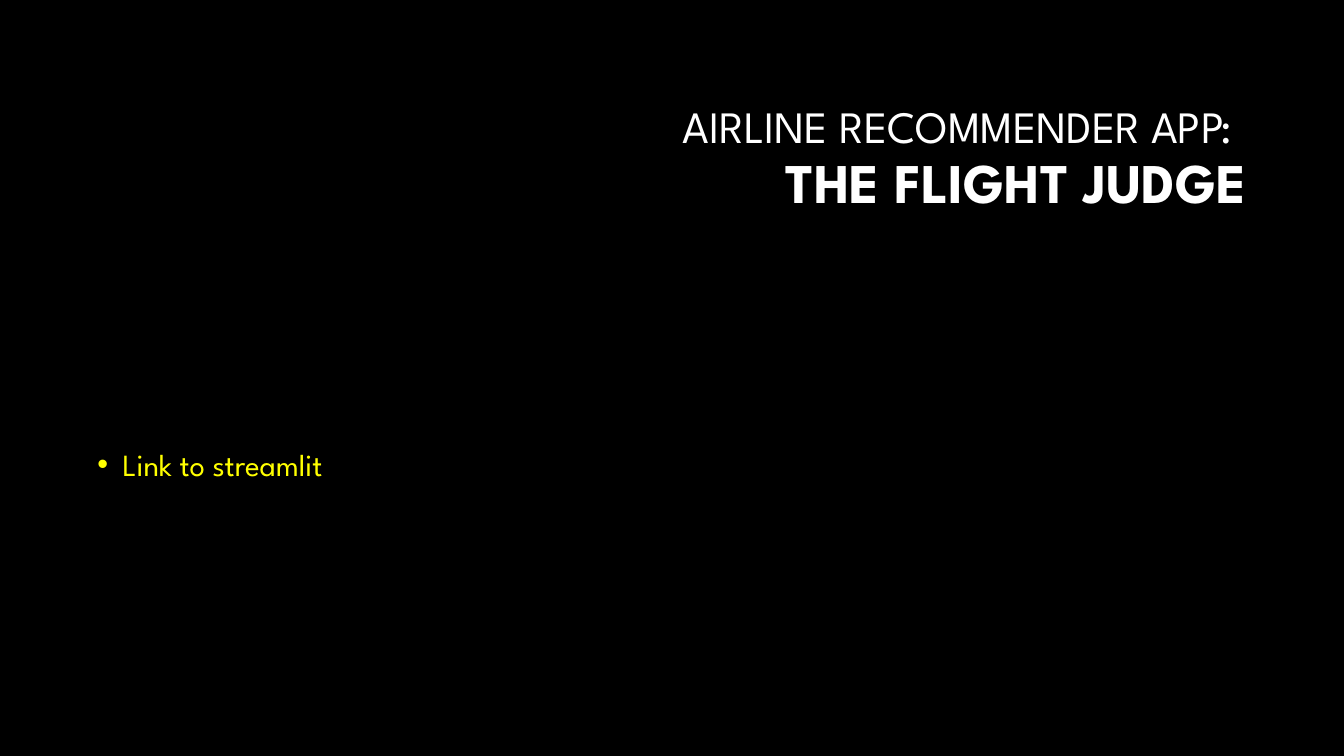
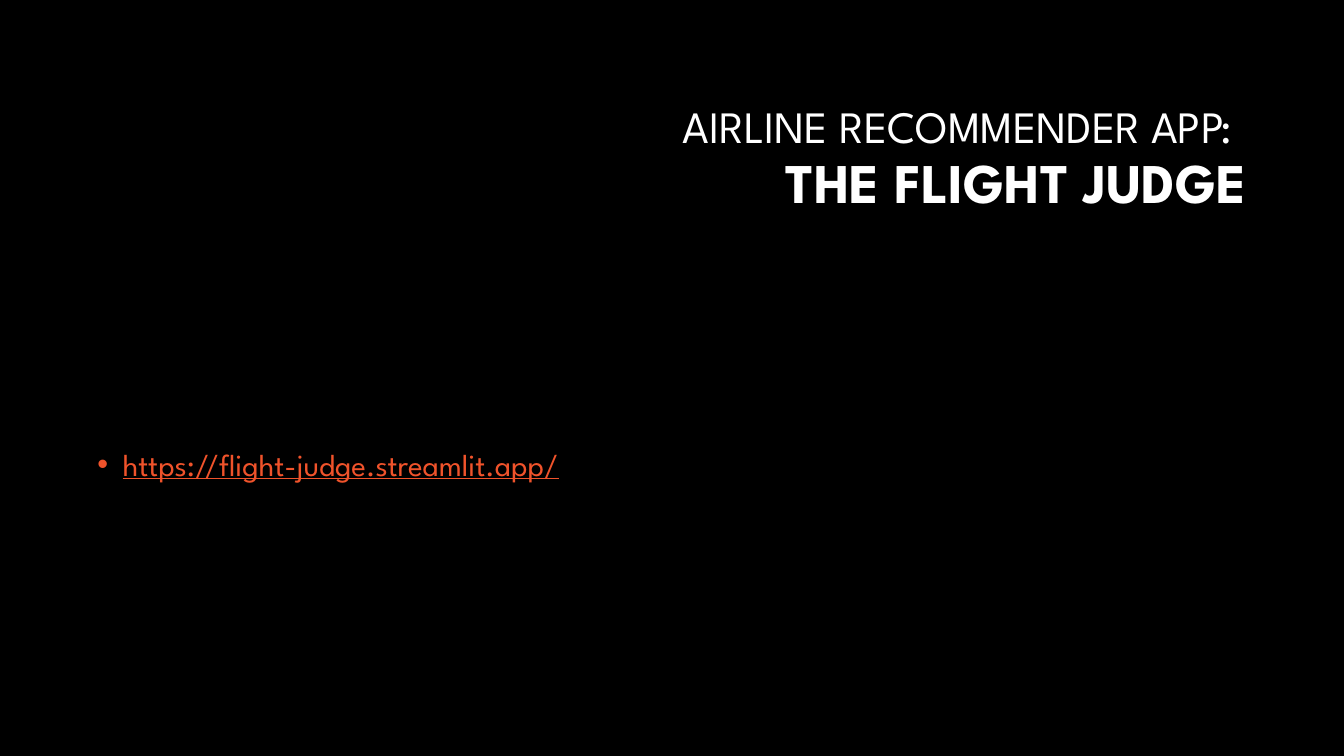
Before and after one commit to aidamouref/Airlines-Analyser, a slide deck: slide 28 of Airlines Analysis.pptx (slide 22 before the commit). Drawn at 1344x756 pixels with LibreOffice and Linux fonts; fonts in the diff are those of the drawing; background and template pictures are left out. Boxes give left, top, right and bottom in pixels: in the first picture for what was removed or moved away, otherwise in the second. Text is boxed around its words. In the diff, an @@ line names an element or a change of style, - is before the commit and + after.

```diff
--- a/Airlines Analysis.pptx
+++ b/Airlines Analysis.pptx
@@ text at (123, 454, 559, 483): text changed; text colour #FFFF00 to #F0532B @@
-• Link to streamlit
+• https://flight-judge.streamlit.app/
```
Also in this commit, not shown: 8 other slides changed, 7 slides added, 13 other files.
